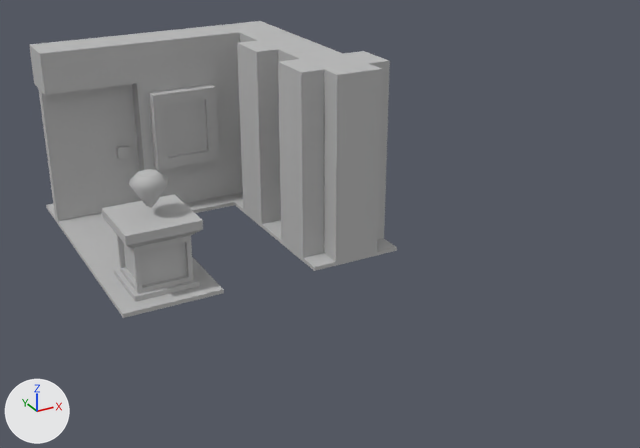
An edit to the Blender file meshes/building-tiles.blend, drawn before and after from the same camera.
One viewpoint serves both versions: a 50 mm camera at (-2.36, -9.63, 4.07) aimed at (1.37, -2.86, 0.69). The axes (+X, +Y, +Z) are drawn at lower left. The lights are the same throughout.

Objects in the first picture: '2-corner_purple_MSH', '3-corner_purple_MSH', '4-corner_purple_MSH', 'door_purple_MSH', 'floor_purple_MSH', 'gem_red_MSH', 'painting_yellow_MSH', 'pedestal_basic_MSH', 'wall_purple_MSH'.
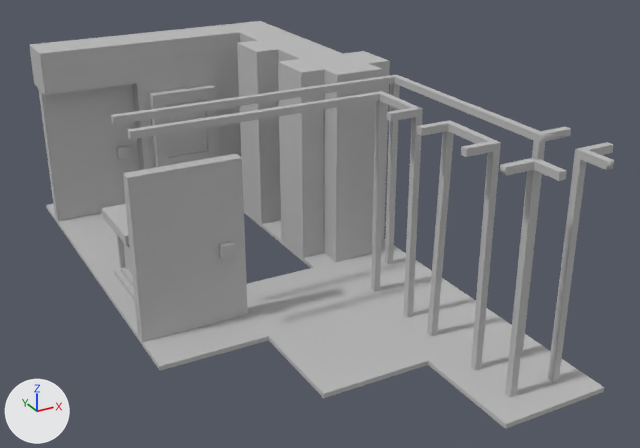
Commit message: Added skeleton meshes

The change, as a list of edits to the scene's bpy script:
```text
Add mat_lambert1_005:
    mat_lambert1_005 = diffuse_material('lambert1.005')
    mat_lambert1_005.base_color = (0.5, 0.5, 0.5)  # grey #bcbcbc
Add mat_lambert1_011:
    mat_lambert1_011 = diffuse_material('lambert1.011')
    mat_lambert1_011.base_color = (0.5, 0.5, 0.5)  # grey #bcbcbc
Add mat_lambert1_012:
    mat_lambert1_012 = diffuse_material('lambert1.012')
    mat_lambert1_012.base_color = (0.5, 0.5, 0.5)  # grey #bcbcbc
Add mat_lambert1_013:
    mat_lambert1_013 = diffuse_material('lambert1.013')
    mat_lambert1_013.base_color = (0.5, 0.5, 0.5)  # grey #bcbcbc
Add mat_lambert1_014:
    mat_lambert1_014 = diffuse_material('lambert1.014')
    mat_lambert1_014.base_color = (0.5, 0.5, 0.5)  # grey #bcbcbc
Add me_2_corner_skeleton_msh:
    me_2_corner_skeleton_msh.from_pydata(...)  # 86 vertices, 137 faces; spans x -0.5..0.5, y 0.0..2.0, z -0.5..0.5
    me_2_corner_skeleton_msh.materials.append(mat_lambert1_005)  # grey #bcbcbc
Add me_3_corner_skeleton_msh:
    me_3_corner_skeleton_msh.from_pydata(...)  # 80 vertices, 140 faces; spans x -0.5..0.5, y 0.0..2.0, z -0.5..0.5
    me_3_corner_skeleton_msh.materials.append(mat_lambert1_011)  # grey #bcbcbc
Add me_4_corner_skeleton_msh:
    me_4_corner_skeleton_msh.from_pydata(...)  # 112 vertices, 204 faces; spans x -0.5..0.5, y 0.0..2.0, z -0.5..0.5
    me_4_corner_skeleton_msh.materials.append(mat_lambert1_012)  # grey #bcbcbc
Add me_wall_skeleton_msh:
    me_wall_skeleton_msh.from_pydata(...)  # 48 vertices, 84 faces; spans x -0.5..0.5, y 0.0..2.0, z -0.5..0.5
    me_wall_skeleton_msh.materials.append(mat_lambert1_013)  # grey #bcbcbc
Add me_door_skeleton_msh:
    me_door_skeleton_msh.from_pydata(...)  # 48 vertices, 60 faces; spans x -0.5..0.5, y 0.0..2.0, z -0.5..0.5
    me_door_skeleton_msh.materials.append(mat_lambert1_014)  # grey #bcbcbc
Add me_floor_skeleton_msh:
    me_floor_skeleton_msh.from_pydata(...)  # 32 vertices, 60 faces; spans x -0.5..0.5, y 0.0..0.042, z -0.5..0.5
    me_floor_skeleton_msh.materials.append(mat_lambert1_002)  # grey #bcbcbc
Add ob_2_corner_skeleton_msh:
    ob_2_corner_skeleton_msh = bpy.data.objects.new('2-corner_skeleton_MSH', me_2_corner_skeleton_msh)
    ob_2_corner_skeleton_msh.location = (2.0, -3.0, 0.0)
    ob_2_corner_skeleton_msh.rotation_euler = (1.571, 0.0, 0.0)  # degrees (90, 0, 0)
Add ob_3_corner_skeleton_msh:
    ob_3_corner_skeleton_msh = bpy.data.objects.new('3-corner_skeleton_MSH', me_3_corner_skeleton_msh)
    ob_3_corner_skeleton_msh.location = (2.0, -4.0, 0.0)
    ob_3_corner_skeleton_msh.rotation_euler = (1.571, 0.0, 0.0)  # degrees (90, 0, 0)
Add ob_4_corner_skeleton_msh:
    ob_4_corner_skeleton_msh = bpy.data.objects.new('4-corner_skeleton_MSH', me_4_corner_skeleton_msh)
    ob_4_corner_skeleton_msh.location = (2.0, -5.0, 0.0)
    ob_4_corner_skeleton_msh.rotation_euler = (1.571, 0.0, 0.0)  # degrees (90, 0, 0)
Add ob_wall_skeleton_msh:
    ob_wall_skeleton_msh = bpy.data.objects.new('wall_skeleton_MSH', me_wall_skeleton_msh)
    ob_wall_skeleton_msh.location = (1.0, -3.0, 0.0)
    ob_wall_skeleton_msh.rotation_euler = (1.571, 0.0, 0.0)  # degrees (90, 0, 0)
Add ob_door_skeleton_msh:
    ob_door_skeleton_msh = bpy.data.objects.new('door_skeleton_MSH', me_door_skeleton_msh)
    ob_door_skeleton_msh.location = (0.0, -3.0, 0.0)
    ob_door_skeleton_msh.rotation_euler = (1.571, 0.0, 0.0)  # degrees (90, 0, 0)
Add ob_floor_skeleton_msh:
    ob_floor_skeleton_msh = bpy.data.objects.new('floor_skeleton_MSH', me_floor_skeleton_msh)
    ob_floor_skeleton_msh.location = (1.0, -4.0, 0.0)
    ob_floor_skeleton_msh.rotation_euler = (1.571, 0.0, 0.0)  # degrees (90, 0, 0)
```

Pixel boxes (x1, y1, x2, y2) of what changed, in the pictures (640 x 448 px):
'door_skeleton_MSH', added
    after: (111, 99, 269, 370)
'4-corner_skeleton_MSH', added
    after: (428, 123, 614, 429)
'3-corner_skeleton_MSH', added
    after: (366, 93, 519, 361)
'2-corner_skeleton_MSH', added
    after: (315, 74, 452, 309)
'floor_skeleton_MSH', added
    after: (269, 309, 428, 398)
'wall_skeleton_MSH', added
    after: (226, 84, 365, 336)
'pedestal_basic_MSH', unchanged, covered by the edit
    before: (93, 194, 224, 318)
    after: (93, 204, 136, 317)
